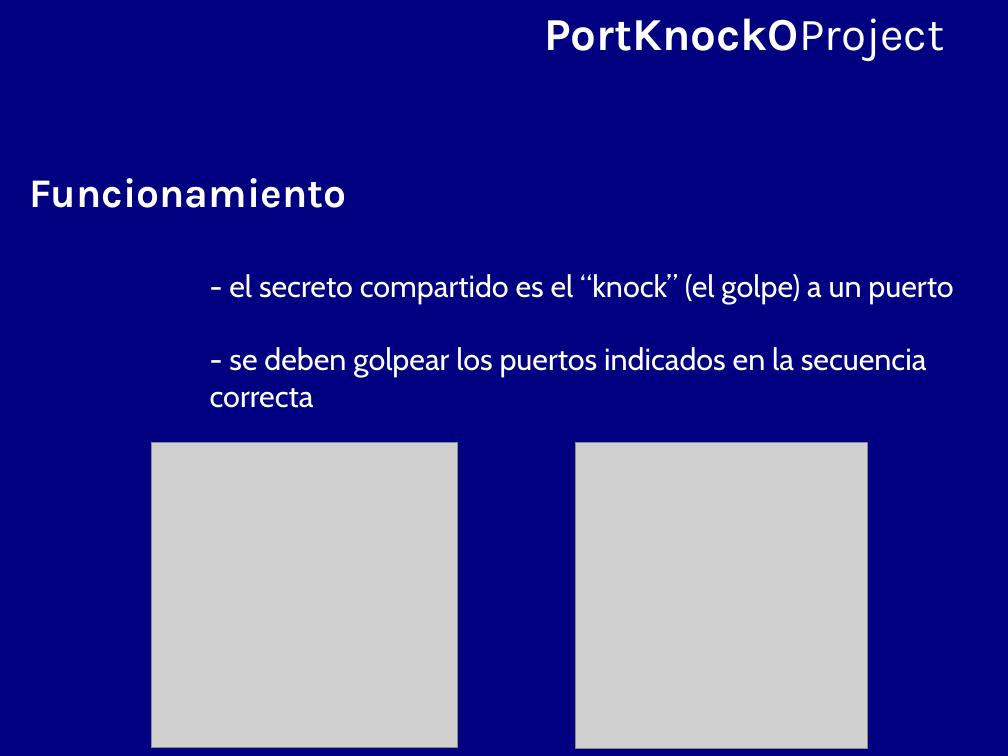
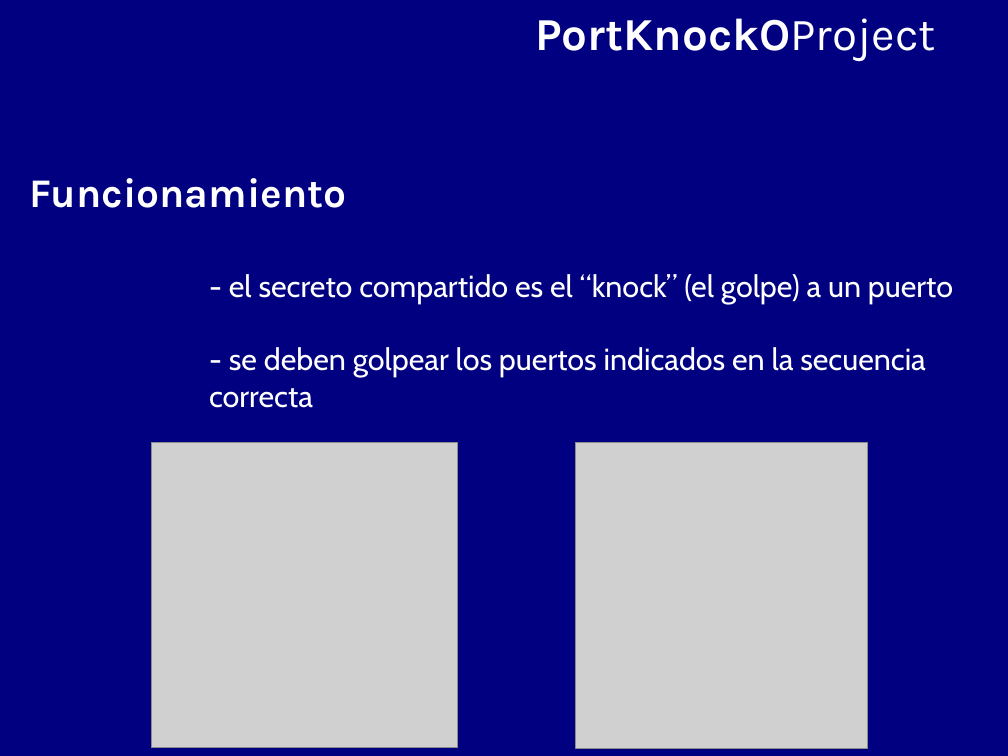
Before and after one commit to BackupTheBerlios/portknocko-svn, a slide deck: slide 4 of trunk/jornadas/jornadas.odp. Drawn at 1008x756 pixels with LibreOffice and Linux fonts; fonts in the diff are those of the drawing; grey boxes stand for pictures. Boxes give left, top, right and bottom in pixels: in the first picture for what was removed or moved away, otherwise in the second. Text is boxed around its words. In the diff, an @@ line names an element or a change of style, - is before the commit and + after.

```diff
--- a/trunk/jornadas/jornadas.odp
+++ b/trunk/jornadas/jornadas.odp
@@ text "PortKnockOProject": place and size @@
-text "PortKnockOProject" at bbox=[544, 18, 944, 61]
+text "PortKnockOProject" at bbox=[535, 18, 935, 61]
```
Also in this commit, not shown: 6 other slides changed, 8 slides added, 1 other file.
